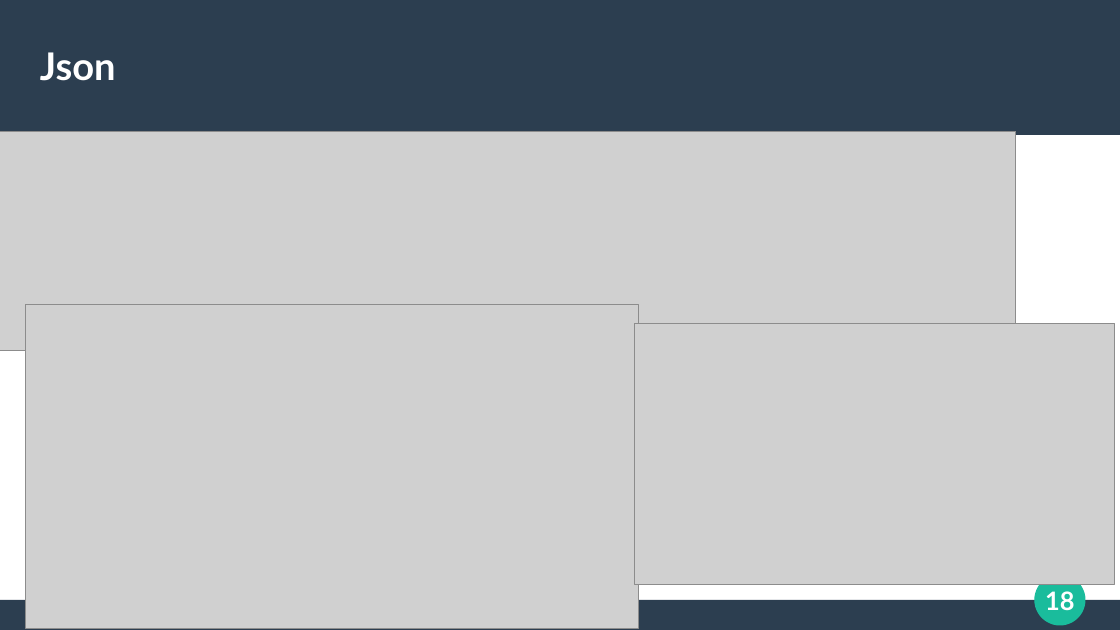
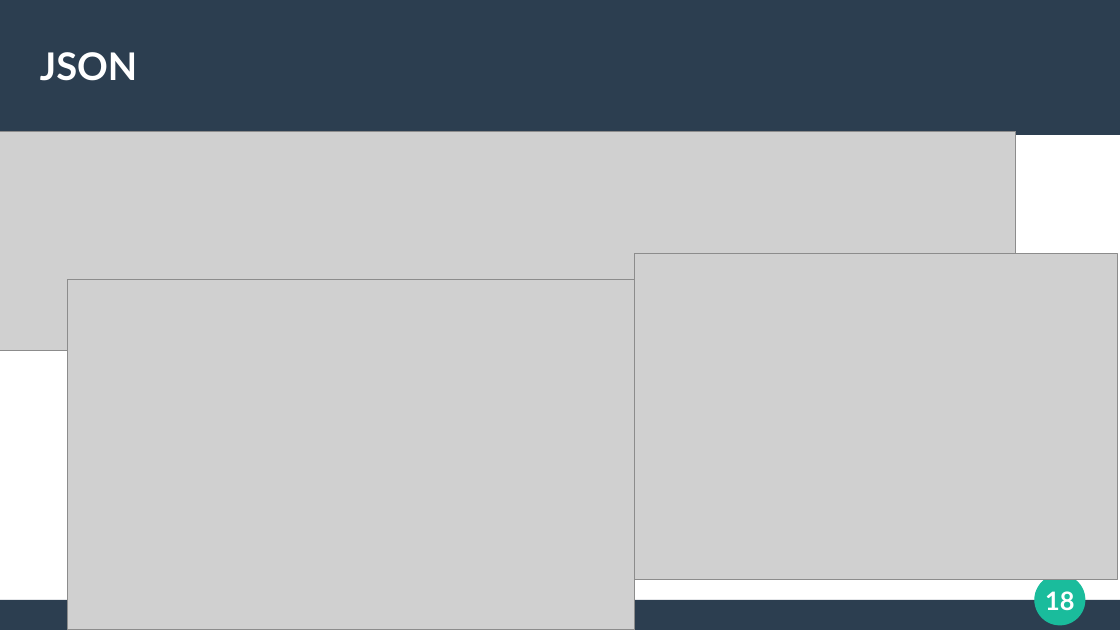
Before and after one commit to Athanasioschourlias/OOPII_21950_219113, a slide deck: slide 18 of other/oopii_21950_219113.pptx. Drawn at 1120x630 pixels with LibreOffice and Linux fonts; fonts in the diff are those of the drawing; grey boxes stand for pictures. Boxes give left, top, right and bottom in pixels: in the first picture for what was removed or moved away, otherwise in the second. Text is boxed around its words. In the diff, an @@ line names an element or a change of style, - is before the commit and + after.

Commit message:
PPT is ready

```diff
--- a/other/oopii_21950_219113.pptx
+++ b/other/oopii_21950_219113.pptx
@@ text at box(40, 52, 137, 81): text changed @@
-Json
+JSON
@@ picture: place and size @@
-picture at box(635, 323, 1115, 584)
+picture at box(635, 254, 1118, 580)
@@ picture: place and size @@
-picture at box(25, 305, 638, 628)
+picture at box(68, 281, 635, 630)
```
